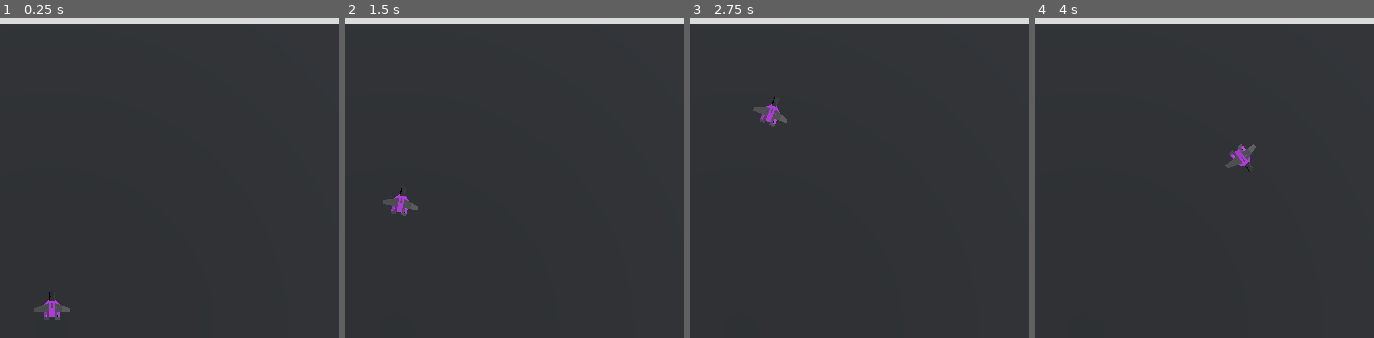
Above: before the commit, frames 1-4 (left to right).
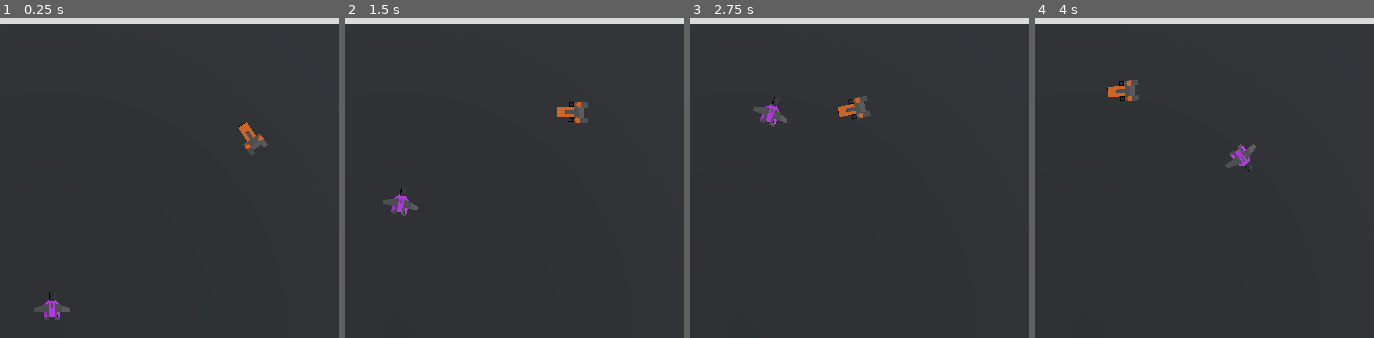
Above: after the commit, the same moments.

Repository: voithos/neoncycles
Game: Godot game, scene res://scenes/Arena.tscn
The game is run twice, just before and just after one commit, with the same random seed, the same clock (stepped at 60 frames per second) and the same inputs.
Inputs:
- Up to frame 1 (0.25 s): no input
- Up to frame 2 (1.5 s): tap Enter at 0.5 s; hold Right (turn_right) 0.53-1.28 s; tap P at 0.6, 1.35 s; tap Space at 1.25 s; hold Down (slow_down) from 1.28 s (still down)
- Up to frame 3 (2.75 s): release Down (slow_down) at 2.03 s; hold Right (turn_right) from 2.03 s (still down); tap P at 2.1 s
- Up to frame 4 (4 s): tap Enter at 2.75 s; release Right (turn_right) at 2.78 s; hold Up (speed_up) 2.78-3.53 s; tap P at 2.85, 3.6 s; hold Left (turn_left) from 3.53 s (still down)
The pictures show only the part of the screen within x 42-92%, y 1-51%; the shares and areas given below are measured in that part.

The runs differ from the first frame. In frame 1, 0.3% of the frame differs, in the area x 70-80%, y 32-42%; in frame 2, 0.4%; in frame 3, 0.4%; in frame 4, 0.4%, in the area x 21-63%, y 19-47%.

Commit message:
Create drone enemy.

Diff:
--- a/scenes/Arena.tscn
+++ b/scenes/Arena.tscn
@@ -1,7 +1,8 @@
-[gd_scene load_steps=8 format=2]
+[gd_scene load_steps=9 format=2]
 
 [ext_resource path="res://scenes/Player.tscn" type="PackedScene" id=1]
 [ext_resource path="res://assets/dark.material" type="Material" id=2]
+[ext_resource path="res://scenes/Drone.tscn" type="PackedScene" id=3]
 
 [sub_resource type="BoxShape" id=1]
 extents = Vector3( 25, 1, 25 )
@@ -85,3 +86,6 @@
 
 [node name="WorldEnvironment" type="WorldEnvironment" parent="."]
 environment = SubResource( 5 )
+
+[node name="Drone" parent="." instance=ExtResource( 3 )]
+transform = Transform( 1, 0, 0, 0, 1, 0, 0, 0, 1, 15.6776, 1.90735e-06, -14.2136 )
--- /dev/null
+++ b/scenes/Craft.gd
@@ -0,0 +1,41 @@
+extends KinematicBody
+
+var velocity = Vector3.ZERO
+
+var current_speed = 0.0
+var target_speed = 0.0
+
+var target_rotation = 0.0
+var current_rotation = 0.0
+var direction = Vector3.FORWARD
+
+func _move_and_bounce():
+    look_at(translation + 100*direction, Vector3.UP)
+
+    velocity = direction * current_speed
+    velocity = move_and_slide(velocity, Vector3.UP)
+
+    _maybe_bounce()
+
+func _get_bounce_direction():
+    if get_slide_count() > 0:
+        var normal: Vector3 = get_slide_collision(0).normal
+        normal.y = 0
+        if normal != Vector3.ZERO:
+            normal = normal.normalized()
+            return direction.bounce(normal).normalized()
+    return null
+
+# Should be called after move_and_slide
+func _maybe_bounce():
+    var bounce_dir = _get_bounce_direction()
+    if !bounce_dir:
+        return
+
+    target_rotation = _rotation_from_direction(bounce_dir)
+    current_rotation = target_rotation
+
+func _rotation_from_direction(dir):
+    var dot = Vector3.FORWARD.x * dir.x + Vector3.FORWARD.z * dir.z
+    var det = Vector3.FORWARD.x * dir.y - Vector3.FORWARD.z * dir.x
+    return -atan2(det, dot)
--- /dev/null
+++ b/scenes/Drone.gd
@@ -0,0 +1,17 @@
+extends "res://scenes/Craft.gd"
+
+const DEFAULT_SPEED = 15
+const ACCEL = 3
+
+const ROTATION_ACCEL = 1
+
+func _physics_process(delta):
+    var player = get_tree().get_nodes_in_group("Player")[0]
+    var player_dir = (player.global_transform.origin - global_transform.origin).normalized()
+
+    direction.x = lerp(direction.x, player_dir.x, ROTATION_ACCEL * delta)
+    direction.z = lerp(direction.z, player_dir.z, ROTATION_ACCEL * delta)
+
+    target_speed = DEFAULT_SPEED
+    current_speed = lerp(current_speed, target_speed, ACCEL * delta)
+    _move_and_bounce()
--- /dev/null
+++ b/scenes/Drone.tscn
@@ -0,0 +1,19 @@
+[gd_scene load_steps=4 format=2]
+
+[ext_resource path="res://scenes/DroneCraft.tscn" type="PackedScene" id=1]
+[ext_resource path="res://scenes/Drone.gd" type="Script" id=2]
+
+[sub_resource type="CylinderShape" id=1]
+radius = 1.25
+height = 0.75
+
+[node name="Drone" type="Spatial"]
+
+[node name="Body" type="KinematicBody" parent="."]
+script = ExtResource( 2 )
+
+[node name="DroneCraft" parent="Body" instance=ExtResource( 1 )]
+
+[node name="CollisionShape" type="CollisionShape" parent="Body"]
+transform = Transform( 1, 0, 0, 0, 1, 0, 0, 0, 1, 0, 0.375, 0 )
+shape = SubResource( 1 )
--- /dev/null
+++ b/scenes/DroneCraft.tscn
@@ -0,0 +1,12 @@
+[gd_scene load_steps=3 format=2]
+
+[ext_resource path="res://assets/craft_cargoA.glb" type="PackedScene" id=1]
+
+[sub_resource type="SpatialMaterial" id=1]
+albedo_color = Color( 0.937255, 0.454902, 0.168627, 1 )
+
+[node name="DroneCraft" instance=ExtResource( 1 )]
+
+[node name="craft_cargoA" parent="tmpParent" index="0"]
+transform = Transform( 1, 0, 0, 0, 1, 0, 0, 0, 1, 0, 0, 0 )
+material/2 = SubResource( 1 )
--- a/scenes/Player.gd
+++ b/scenes/Player.gd
@@ -1,19 +1,15 @@
-extends KinematicBody
-
-var velocity = Vector3.ZERO
+extends "res://scenes/Craft.gd"
 
 const DEFAULT_SPEED = 20
 const FAST_SPEED = 30
 const SLOW_SPEED = 10
 const ACCEL = 4
-var current_speed = 0
-var target_speed = DEFAULT_SPEED
 
 const ROTATION_RATE = 1.5 * PI
 const ROTATION_ACCEL = 5
-var target_rotation = 0.0
-var current_rotation = 0.0
-var direction = Vector3.FORWARD
+
+func _ready():
+    add_to_group("Player")
 
 func _physics_process(delta):
     if Input.is_action_pressed("turn_left"):
@@ -29,30 +25,6 @@
 
     current_rotation = lerp(current_rotation, target_rotation, ROTATION_ACCEL * delta)
     direction = Vector3.FORWARD.rotated(Vector3.UP, current_rotation)
-    look_at(translation + direction, Vector3.UP)
+    current_speed = lerp(current_speed, target_speed, ACCEL * delta)
 
-    current_speed = lerp(current_speed, target_speed, ACCEL * delta)
-    velocity = direction * current_speed
-    velocity = move_and_slide(velocity, Vector3.UP)
-
-    _maybe_bounce()
-
-func _get_bounce_direction():
-    if get_slide_count() > 0:
-        var normal: Vector3 = get_slide_collision(0).normal
-        normal.y = 0
-        if normal != Vector3.ZERO:
-            normal = normal.normalized()
-            return direction.bounce(normal).normalized()
-    return null
-
-# Should be called after move_and_slide
-func _maybe_bounce():
-    var bounce_dir = _get_bounce_direction()
-    if !bounce_dir:
-        return
-
-    var dot = Vector3.FORWARD.x * bounce_dir.x + Vector3.FORWARD.z * bounce_dir.z
-    var det = Vector3.FORWARD.x * bounce_dir.y - Vector3.FORWARD.z * bounce_dir.x
-    target_rotation = -atan2(det, dot)
-    current_rotation = target_rotation
+    _move_and_bounce()
